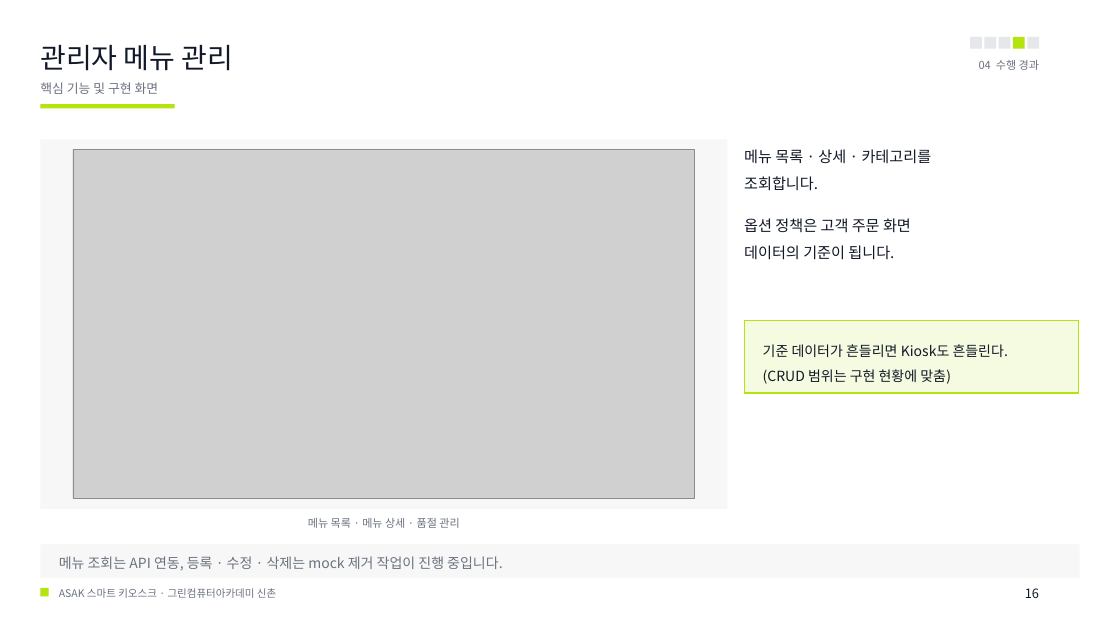
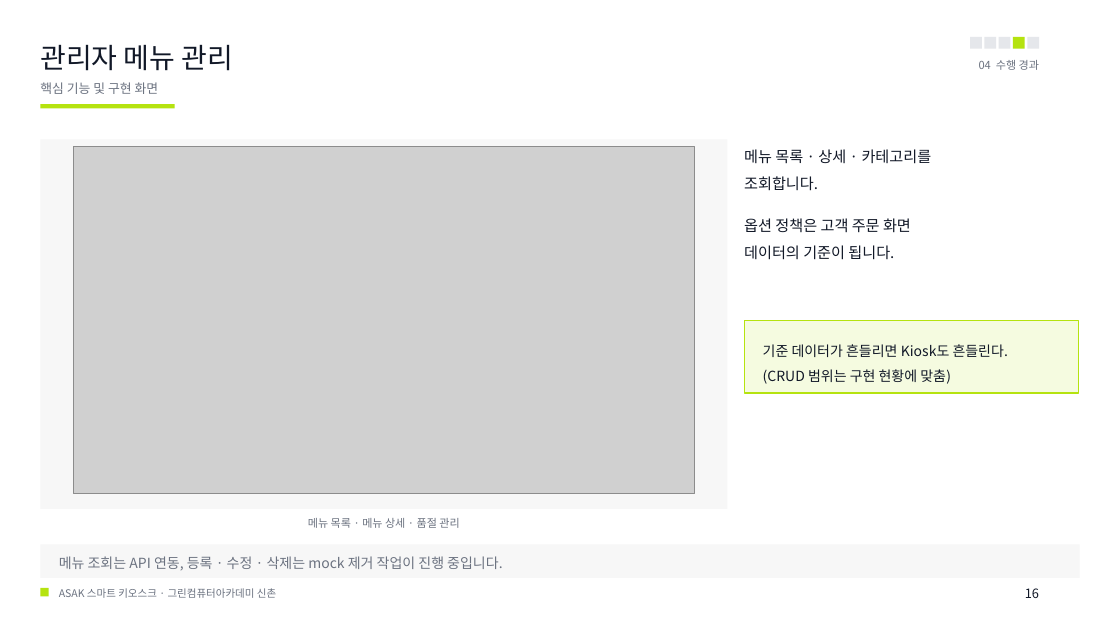
Before and after one commit to hagenie128/ASAK, a slide deck: slide 16 of docs/00_presentation/00_ppt/ASAK_샐러드_스마트키오스크_수정3_20260811.pptx. Drawn at 1120x630 pixels with LibreOffice and Linux fonts; fonts in the diff are those of the drawing; grey boxes stand for pictures. Boxes give left, top, right and bottom in pixels: in the first picture for what was removed or moved away, otherwise in the second. Text is boxed around its words. In the diff, an @@ line names an element or a change of style, - is before the commit and + after.

Commit message:
docs: ASAK 발표자료 최종 저장본 반영

```diff
--- a/docs/00_presentation/00_ppt/ASAK_샐러드_스마트키오스크_수정3_20260811.pptx
+++ b/docs/00_presentation/00_ppt/ASAK_샐러드_스마트키오스크_수정3_20260811.pptx
@@ picture: place and size @@
-picture at bbox=[73, 150, 695, 499]
+picture at bbox=[73, 146, 695, 494]
@@ rectangle removed at bbox=[73, 150, 695, 499] @@
```
